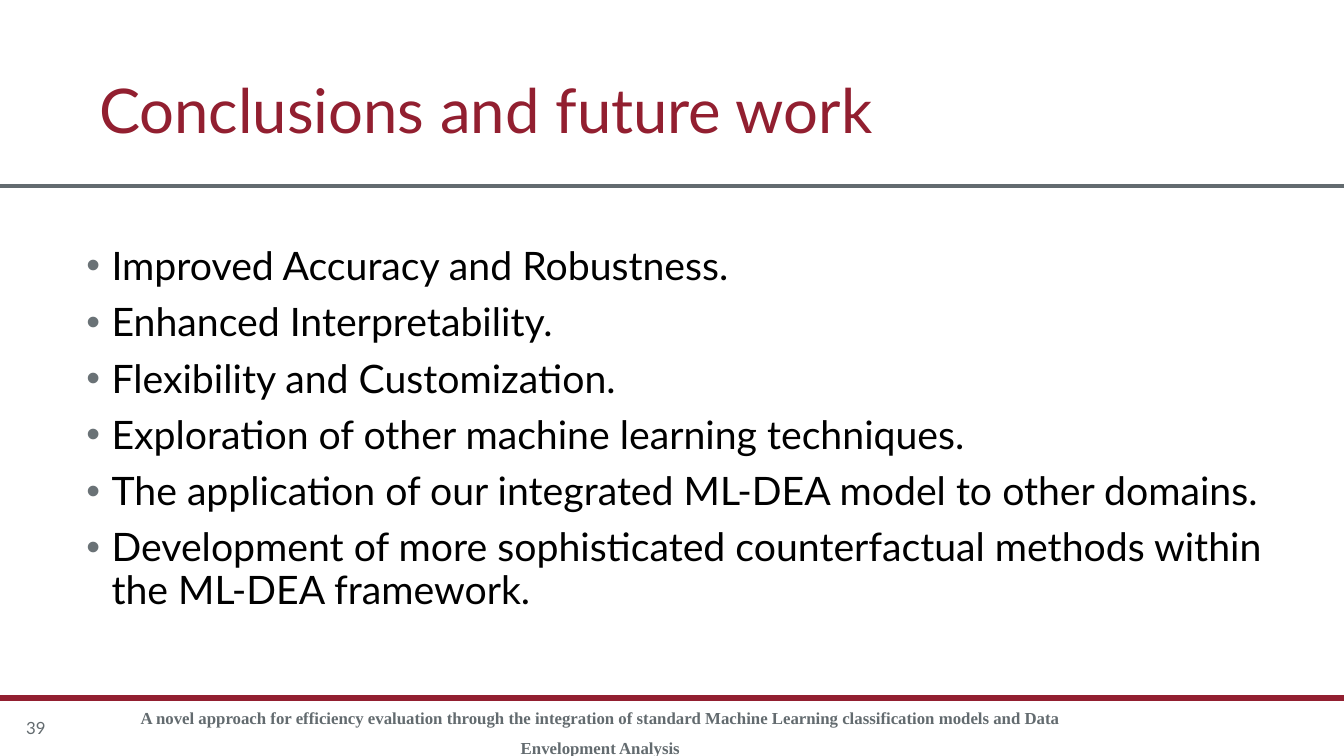
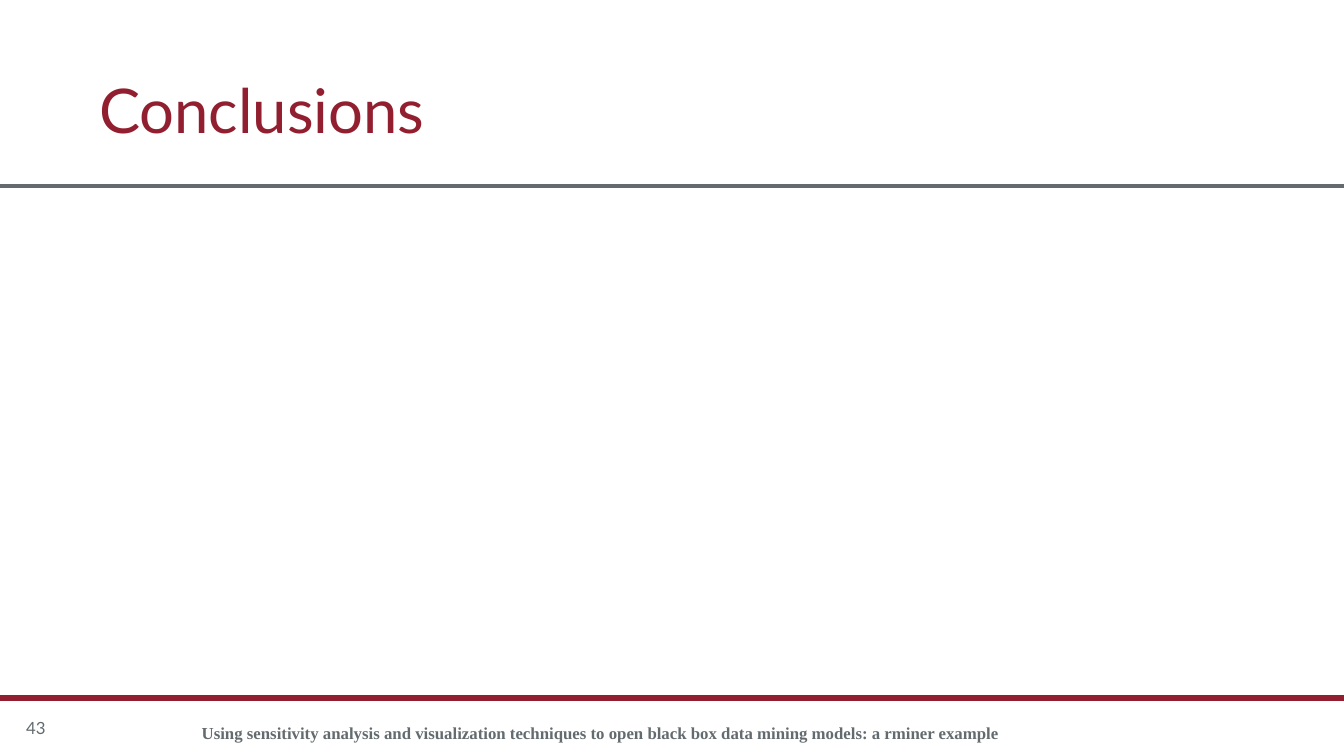
Before and after one commit to rgonzalezmoyano/Cafee, a slide deck: slide 43 of articulo 1 XAI/Apuntes/Sensitivity analysis/Presentación SA.pptx (slide 39 before the commit). Drawn at 1344x756 pixels with LibreOffice and Linux fonts; fonts in the diff are those of the drawing; background and template pictures are left out. Boxes give left, top, right and bottom in pixels: in the first picture for what was removed or moved away, otherwise in the second. Text is boxed around its words. In the diff, an @@ line names an element or a change of style, - is before the commit and + after.

```diff
--- a/articulo 1 XAI/Apuntes/Sensitivity analysis/Presentación SA.pptx
+++ b/articulo 1 XAI/Apuntes/Sensitivity analysis/Presentación SA.pptx
@@ title at [99,87,424,134]: text changed @@
-Conclusions and future work
+Conclusions
@@ text removed at [112,251,1261,605] @@
-• Improved Accuracy and Robustness.
-• Enhanced Interpretability.
-• Flexibility and Customization.
-• Exploration of other machine learning techniques.
-• The application of our integrated ML-DEA model to other domains.
-• Development of more sophisticated counterfactual methods within the ML-DEA framework.
@@ page number at [26,722,45,734]: text changed @@
-39
+43
@@ text at [202,727,999,743]: text changed @@
-A novel approach for efficiency evaluation through the integration of standard Machine Learning classification models and Data Envelopment Analysis
+Using sensitivity analysis and visualization techniques to open black box data mining models: a rminer example
```
Also in this commit, not shown: 7 other slides changed, 4 slides added, 4 other files.
